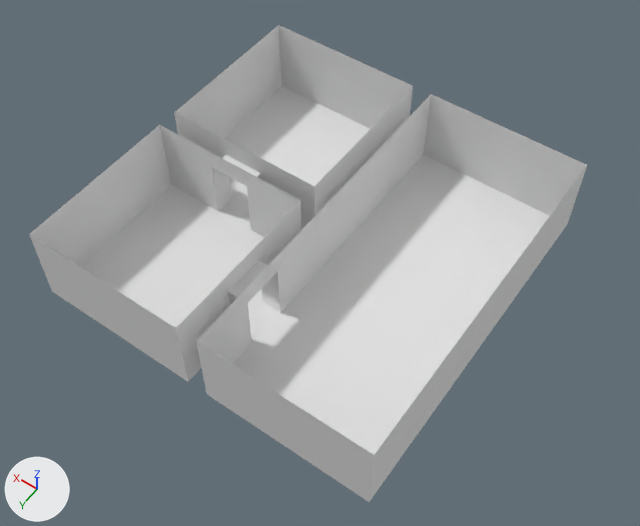
A saved change to the OBJ model Assets/Level/Test/testRoom.obj.
One viewpoint serves both versions: a 50 mm camera at (-19.4, 24.1, 32.1) aimed at (-5.9, 5.2, 2.3). The axes (+X, +Y, +Z) are drawn at lower left. The lights are the same throughout. Where no turn or scale is listed for an object, it has been applied to the vertices. Vertices at the same position are counted once.
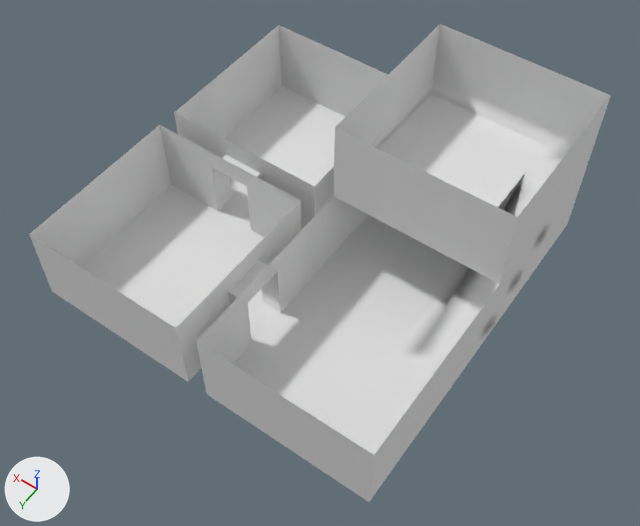
Location of each change, (x1, y1, x2, y2) in pixels of the pictures (640 x 526 px):
'Default', reshaped: before (29, 25, 587, 502); after (29, 24, 611, 502)
part 1 of me_default, added: after (334, 24, 611, 361)

Edits to the bpy script that builds the scene:
```text
Change me_default:
    used by ob_default; location = (0.0, 0.0, 0.0)
    remove me_default.from_pydata(...)  # 772 vertices, 1434 faces; spans x -13.0..4.0, y -5.0..12.0, z 0.0..4.0
    add me_default.from_pydata(...)  # 1008 vertices, 1906 faces; spans x -13.0..4.0, y -5.0..12.0, z 0.0..8.0
    me_default part 1
    6 vertices are added at (-11.0, -3.0, 3.5), (-11.0, -1.0, 2.5), (-11.0, 1.0, 1.5), (-11.0, 3.0, 0.5), (-11.0, -2.5, 3.8), (-11.0, -0.5, 2.8)
    33 new vertices lie (0.0, 0.0, 1.0) away from vertices in x -13.0..-5.0, y -5.0..3.0, z 0.0..4.0
    31 new vertices lie (0.0, 0.0, 1.0) away from vertices in x -13.0..-5.0, y -5.0..3.0, z 1.0..5.0
    29 new vertices lie (0.0, 0.0, 1.0) away from vertices in x -13.0..-5.0, y -5.0..3.0, z 2.0..6.0
    27 new vertices lie (0.0, 0.0, 1.0) away from vertices in x -13.0..-5.0, y -5.0..3.0, z 3.0..7.0
    17 new vertices lie (-1.0, 0.0, 0.0) away from vertices in x -11.0..-5.0, y -4.0..3.0, z 1.0..8.0
    12 new vertices lie (0.0, 1.0, -0.5) away from vertices in x -13.0..-11.0, y -3.0..3.0, z 1.0..4.0
    12 new vertices lie (0.0, -0.5, 0.0) away from vertices in x -11.0, y -2.0..5.0, z 0.0..3.5
    12 new vertices lie (-1.0, 0.0, 0.0) away from vertices in x -6.0, y -4.0..3.0, z 4.0..8.0
    12 new vertices lie (-1.0, 0.0, 0.0) away from vertices in x -7.0, y -4.0..3.0, z 4.0..8.0
    12 new vertices lie (-1.0, 0.0, 0.0) away from vertices in x -8.0, y -4.0..3.0, z 4.0..8.0
    12 new vertices lie (-1.0, 0.0, 0.0) away from vertices in x -9.0, y -4.0..3.0, z 4.0..8.0
    10 new vertices lie (-1.0, 0.0, 0.0) away from vertices in x -10.0, y -2.0..3.0, z 4.0..8.0
    6 new vertices lie (0.0, -0.5, 0.2) away from vertices in x -11.0, y -1.0..5.0, z 0.0..3.0
    5 new vertices lie (1.0, 0.0, 0.0) away from vertices in x -13.0, y 3.0, z 4.0..8.0
    472 new faces join them
```
